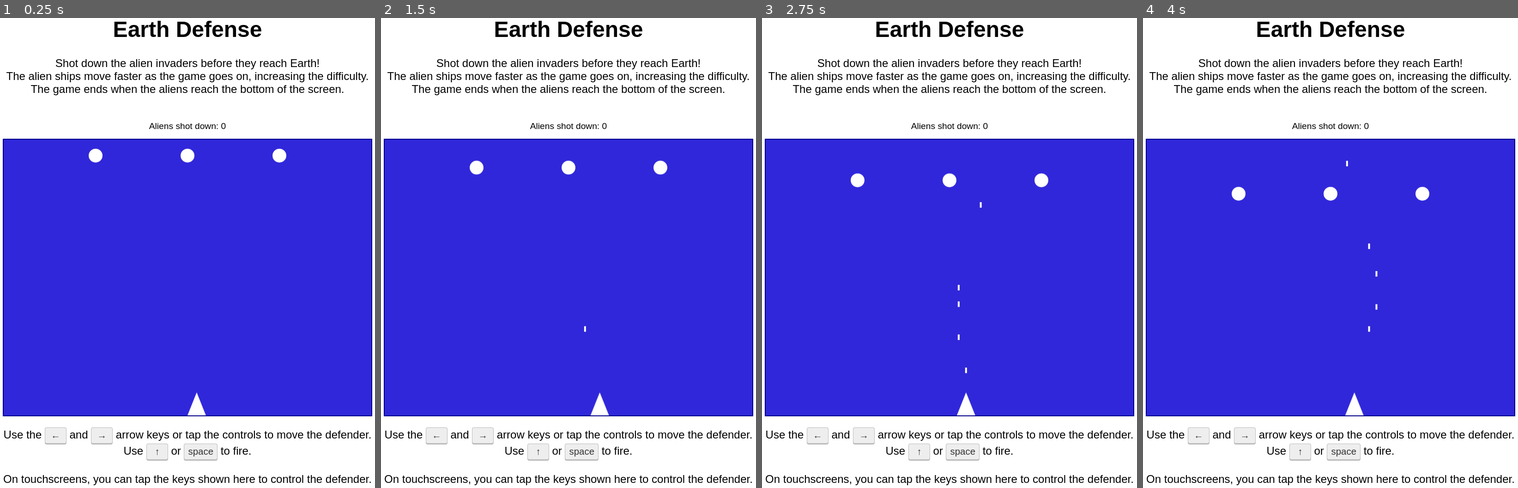
Above: before the commit, frames 1-4 (left to right).
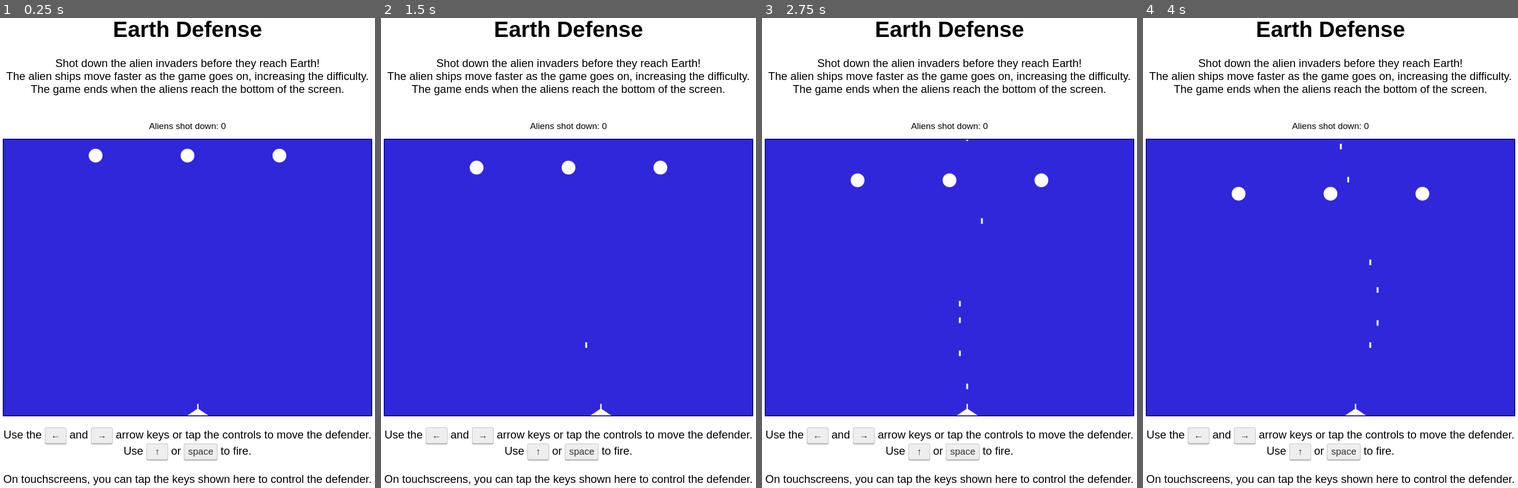
Above: after the commit, the same moments.

Repository: MDecker-MobileComputing/HTML_Game_EarthDefense
Game: browser game, page docs/index.html
Same seed, same stepped clock (60 frames per second), same inputs: the game is played once before the commit and once after it.
Inputs:
- Up to frame 1 (0.25 s): no input
- Up to frame 2 (1.5 s): hold Right from 1.03 s (still down); tap Space at 1.1 s
- Up to frame 3 (2.75 s): release Right at 1.53 s; hold Left 1.58-2.15 s; tap Space at 1.6, 2.1, 2.6 s; hold Up 2.2-2.5 s; hold Right from 2.55 s (still down)
- Up to frame 4 (4 s): tap Space at 3.1, 3.6 s; release Right at 3.22 s; hold Up 3.27-3.5 s; hold Left 3.55-3.98 s

The runs differ from the first frame. In frame 1, less than 0.1% of the frame differs, in the area x 50-56%, y 79-85%; in frame 2, 0.1%; in frame 3, 0.2%; in frame 4, 0.2%, in the area x 52-63%, y 26-85%.

Commit message:
Defender has now a cannon

Diff:
--- a/docs/EarthDefense.js
+++ b/docs/EarthDefense.js
@@ -1,8 +1,9 @@
 "use strict";
 
 const DEFENDER_MOVE_STEP =  2; // percent of the game area per key press
-const DEFENDER_WIDTH     = 40; // width  of the defender sprite (triangle) in px
-const DEFENDER_HEIGHT    = 50; // height of the defender sprite (triangle) in px
+const DEFENDER_WIDTH     = 45; // width  of the defender sprite (triangle) in px
+const DEFENDER_HEIGHT    = 15; // height of the defender sprite (triangle) in px
+const CANNON_LENGTH      = 10; // length of the cannon (vertical line) in px
 
 const ALIEN_SHIP_RADIUS = 15; // radius of an alien ship (ball) in px
 const ALIEN_SHIP_SPEED  = 20; // alien ship movement per second in px
@@ -33,8 +34,8 @@
  */
 window.addEventListener( "load", function () {
 
-    canvas    = document.getElementById( "gameArea" );
-    context2d = canvas.getContext( "2d" );
+    canvas                = document.getElementById( "gameArea" );
+    context2d             = canvas.getContext( "2d" );
     aliensShotDownDisplay = document.getElementById( "aliensShotDown" );
 
     initAlienShips( canvas );
@@ -120,14 +121,25 @@
 
     const baseX = ( canvas.width * defenderLeft ) / 100;
     const baseY =   canvas.height; // base line rests on the bottom of the game area
+    const cannonX = baseX + DEFENDER_WIDTH / 2; // center of the cannon
 
     ctx.fillStyle = "#fff"; // pure white
+
+    /* Draw the flat triangle body */
     ctx.beginPath();
     ctx.moveTo( baseX                     , baseY                   );
     ctx.lineTo( baseX + DEFENDER_WIDTH    , baseY                   );
     ctx.lineTo( baseX + DEFENDER_WIDTH / 2, baseY - DEFENDER_HEIGHT );
     ctx.closePath();
     ctx.fill();
+
+    /* Draw the cannon as a vertical line at the top */
+    ctx.strokeStyle = "#fff";
+    ctx.lineWidth = 3;
+    ctx.beginPath();
+    ctx.moveTo( cannonX, baseY - DEFENDER_HEIGHT + 3 );
+    ctx.lineTo( cannonX, baseY - DEFENDER_HEIGHT - CANNON_LENGTH );
+    ctx.stroke();
 }
 
 
